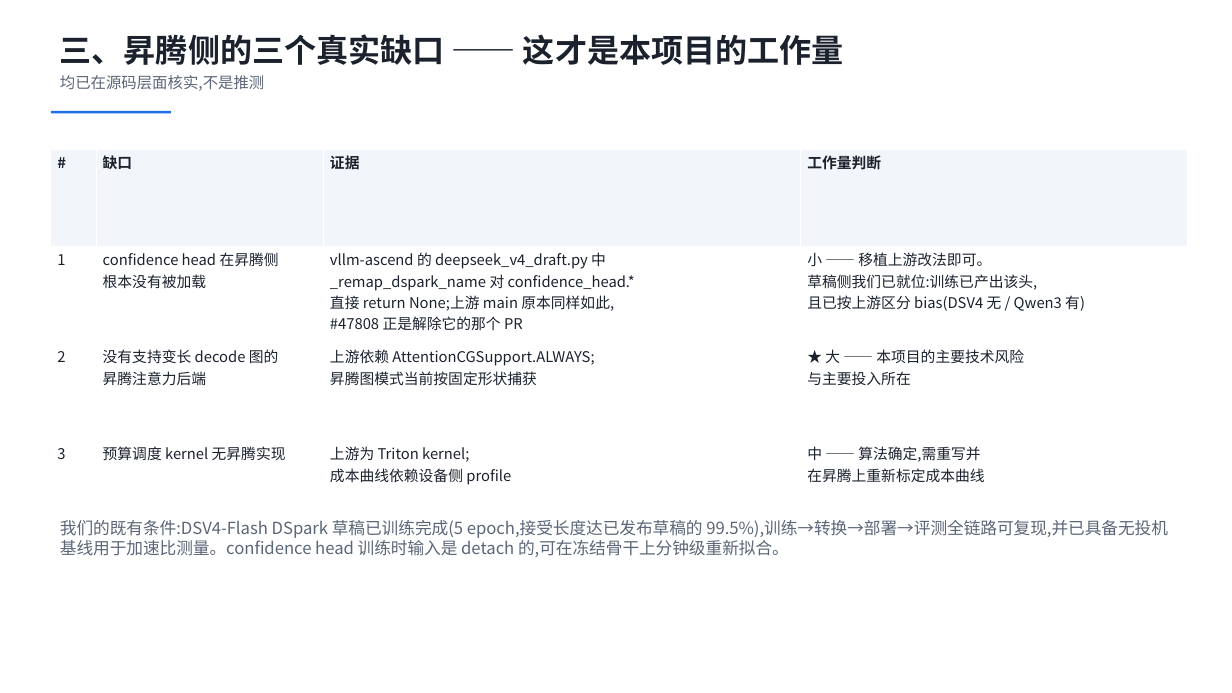
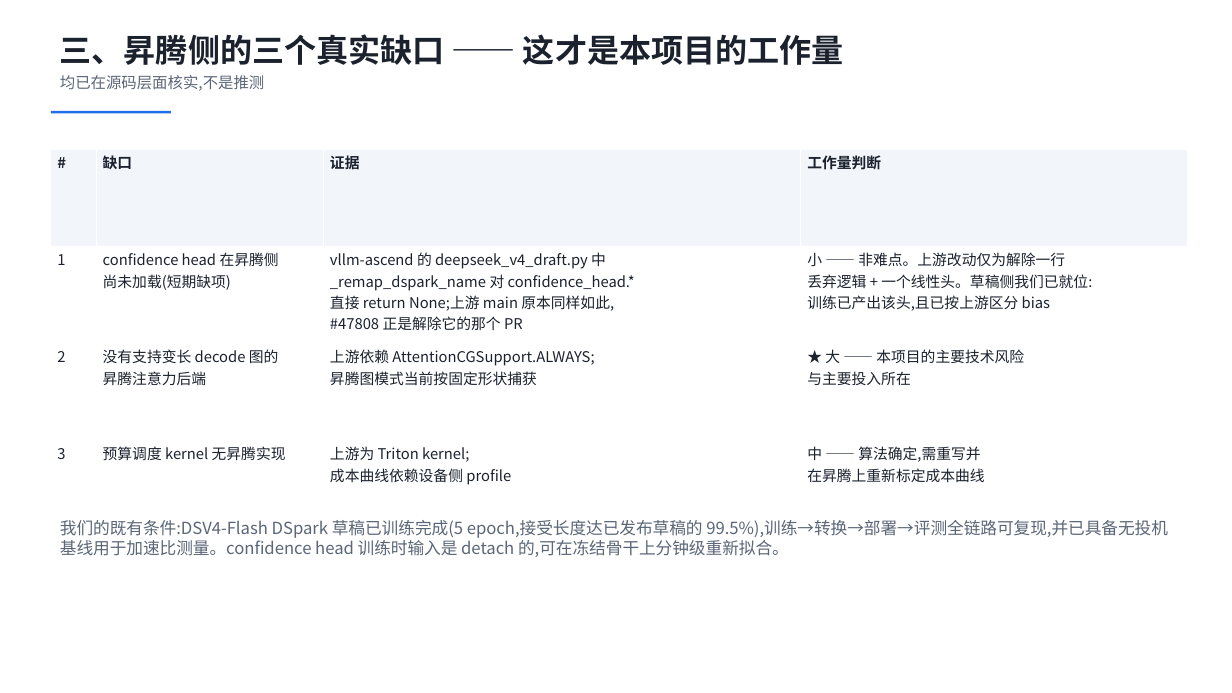
Before and after one commit to Sawyer117/speculators, a slide deck: slide 5 of docs/memos/adaptive-spec-project-proposal-v3.pptx. Drawn at 1232x693 pixels with LibreOffice and Linux fonts; fonts in the diff are those of the drawing. Boxes give left, top, right and bottom in pixels: in the first picture for what was removed or moved away, otherwise in the second. Text is boxed around its words. In the diff, an @@ line names an element or a change of style, - is before the commit and + after.

```diff
--- a/docs/memos/adaptive-spec-project-proposal-v3.pptx
+++ b/docs/memos/adaptive-spec-project-proposal-v3.pptx
@@ table at box(51, 150, 1188, 538) @@
-row 2, column 2: confidence head 在昇腾侧 / 根本没有被加载
+row 2, column 2: confidence head 在昇腾侧 / 尚未加载(短期缺项)
-row 2, column 4: 小 —— 移植上游改法即可。 / 草稿侧我们已就位:训练已产出该头, / 且已按上游区分 bias(DSV4 无 / Qwen3 有)
+row 2, column 4: 小 —— 非难点。上游改动仅为解除一行 / 丢弃逻辑 + 一个线性头。草稿侧我们已就位: / 训练已产出该头,且已按上游区分 bias
```
Also in this commit, not shown: 1 other slide changed, 1 other file.
